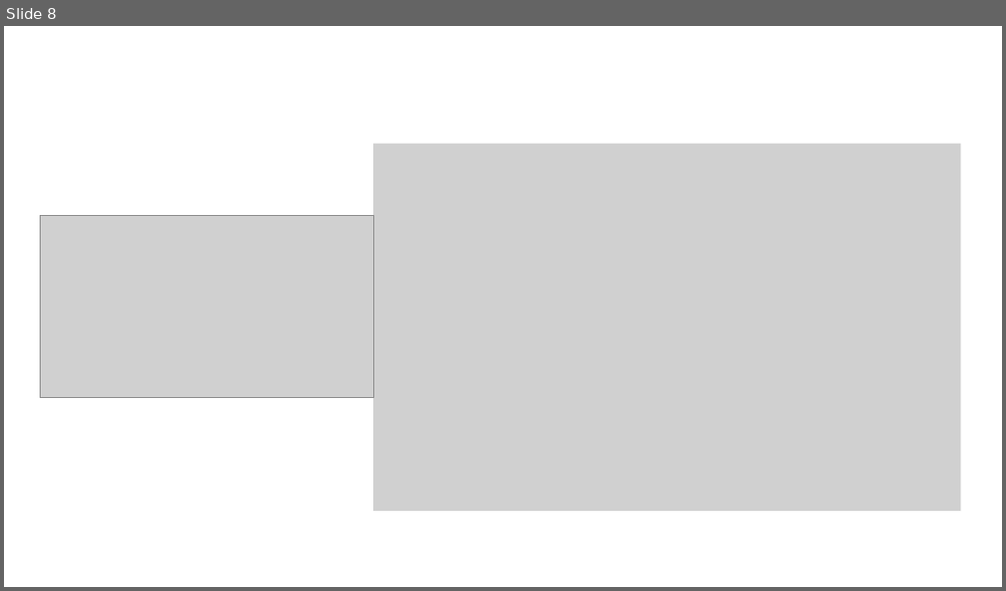
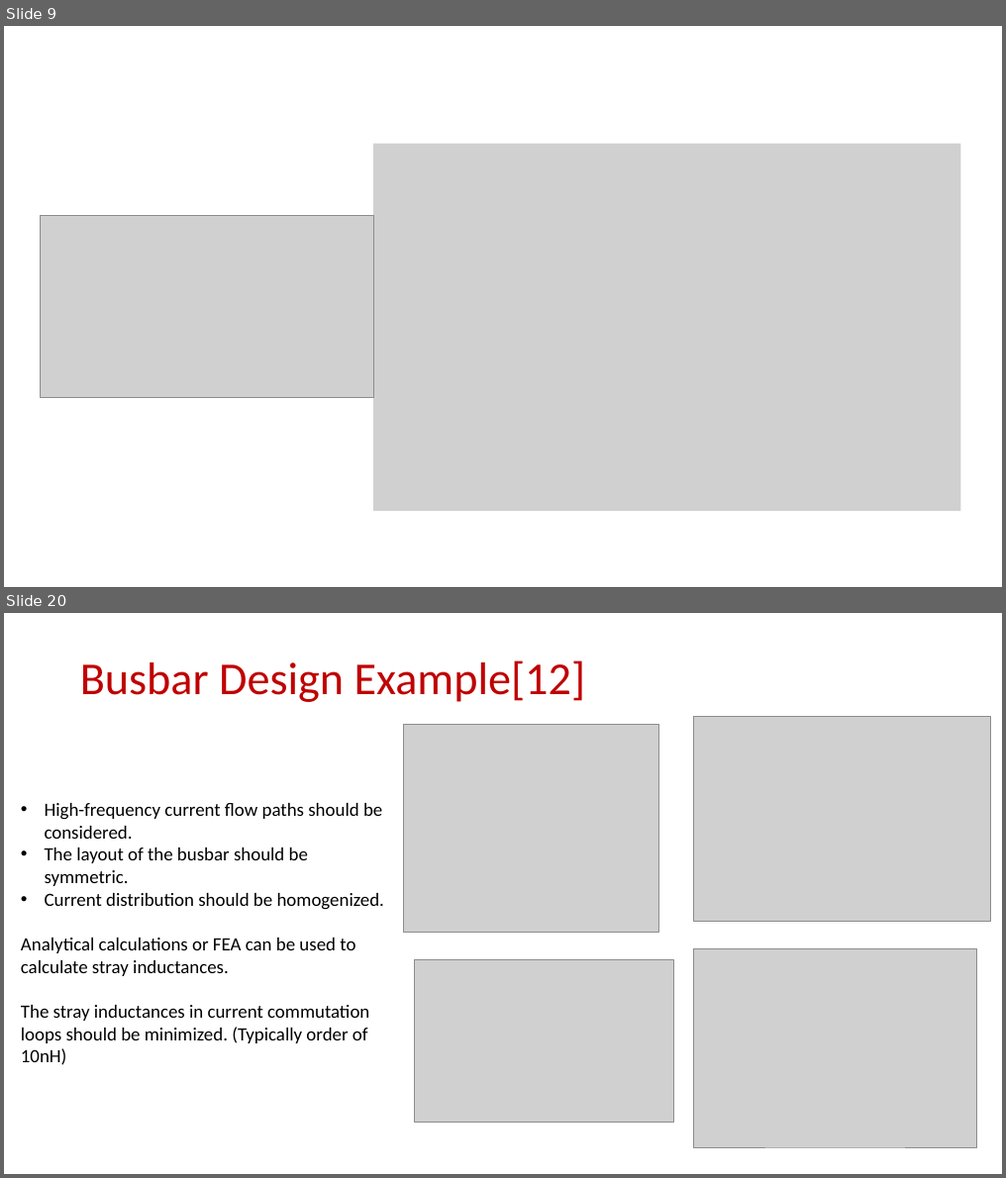
Before and after one commit to EnesAyaz/KTH, a slide deck: Weekly-Reports/InverterDesignConsideration.pptx. Shown one above the other, each under a label of ours: slide 8 before the commit, slides 9 and 20 after it; the slides between them are not shown. The pictures are 1006x591 and 1006x1178 pixels, drawn with LibreOffice and Linux fonts; fonts in the diff are those of the drawing; grey boxes stand for pictures. Boxes give left, top, right and bottom in pixels: in the first picture for what was removed or moved away, otherwise in the second. Text is boxed around its words. In the diff, an @@ line names an element or a change of style, - is before the commit and + after.

```diff
--- a/Weekly-Reports/InverterDesignConsideration.pptx
+++ b/Weekly-Reports/InverterDesignConsideration.pptx
@@ slide 20 added at (x1=4, y1=613, x2=1002, y2=1174), background #FFFFFF @@
@@ title added at (x1=80, y1=661, x2=586, y2=702), 44 pt, text #C00000 @@
+Busbar Design Example[12]
@@ picture added at (x1=403, y1=724, x2=659, y2=932) @@
@@ picture added at (x1=693, y1=717, x2=991, y2=922) @@
@@ text added at (x1=21, y1=803, x2=384, y2=1065), 18 pt, text #000000 @@
+• High-frequency current flow paths should be considered.
+• The layout of the busbar should be symmetric.
+• Current distribution should be homogenized.
+Analytical calculations or FEA can be used to calculate stray inductances.
+The stray inductances in current commutation loops should be minimized. (Typically order of 10nH)
@@ picture added at (x1=414, y1=960, x2=674, y2=1122) @@
@@ picture added at (x1=693, y1=950, x2=977, y2=1149) @@
@@ what was slide 8 is now slide 9 @@
```
Also in this commit, not shown: 5 slides changed, 12 other slides added, 2 slides removed, 2 other files.
